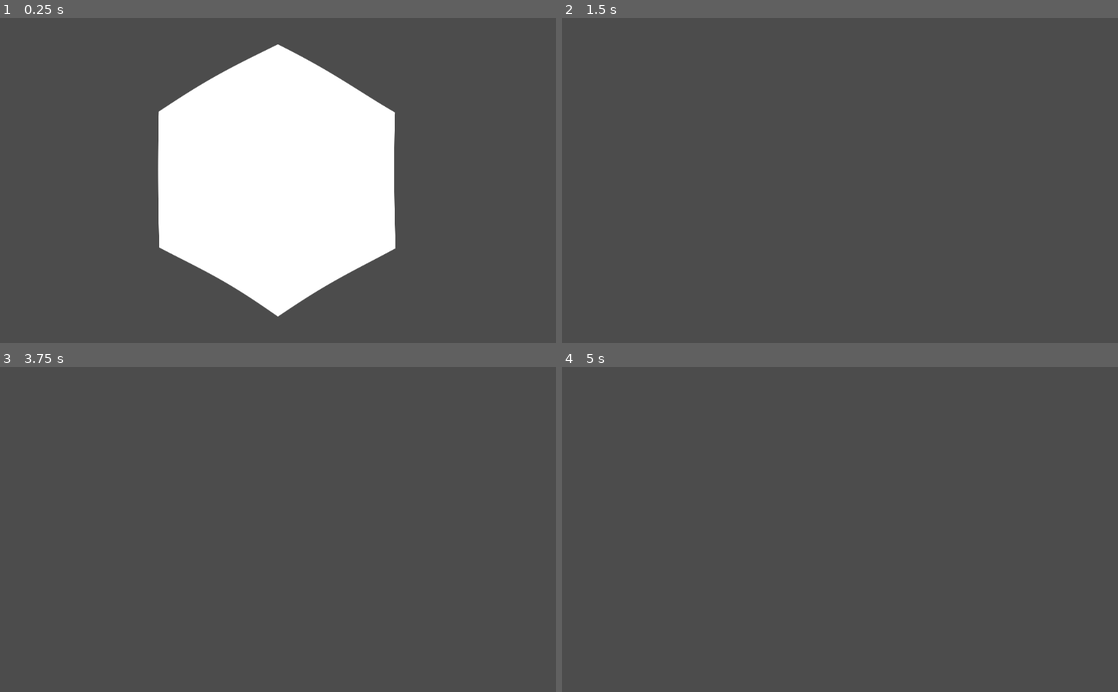
Above: before the commit, frames 1-4 (two rows, left to right).
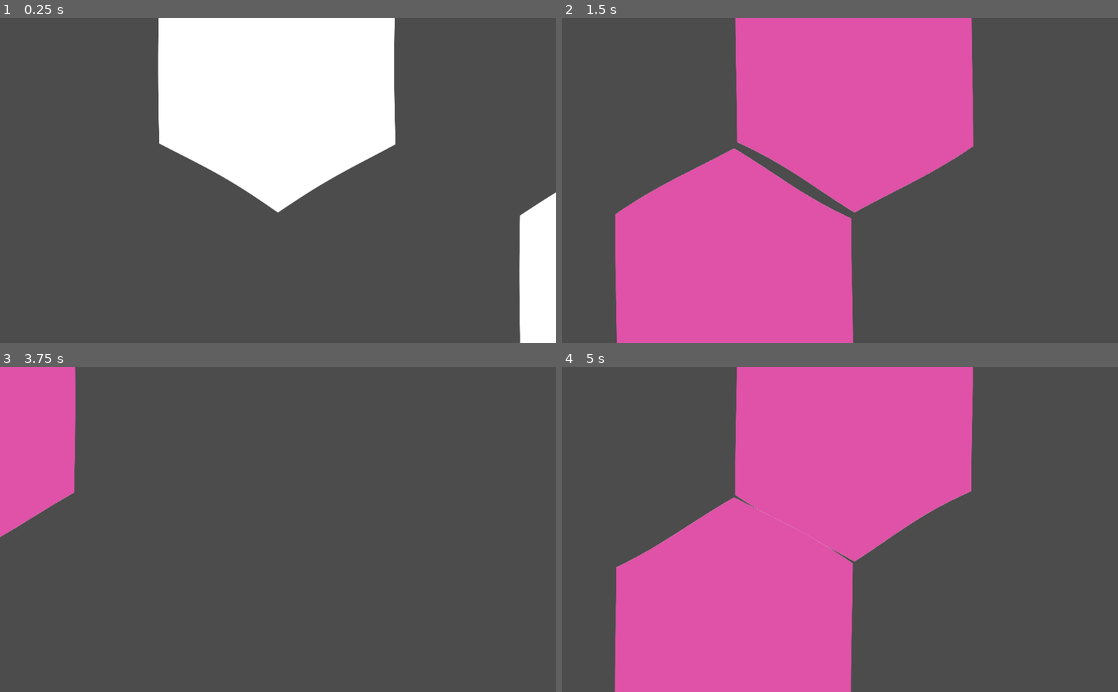
Above: after the commit, the same moments.

Repository: tobyp/hackathon2020
Game: Godot game, scene res://main.tscn
The game is run twice, just before and just after one commit, with the same random seed, the same clock (stepped at 60 frames per second) and the same inputs.
Inputs (mouse positions are in pixels of both pictures, inside the frame that each line leads up to):
- Up to frame 1 (0.25 s): no input
- Up to frame 2 (1.5 s): tap Enter at 0.5 s; move the mouse to (962, 164) at 0.52 s; hold D 0.53-1.25 s; click (962, 164) at 0.67 s; drag from (728, 196) to (812, 245) at 1.27 s
- Up to frame 3 (3.75 s): move the mouse to (333, 458) at 2.02 s; hold D 2.03-2.75 s; drag from (250, 594) to (111, 480) at 2.77 s; tap Space at 3.5 s; move the mouse to (444, 578) at 3.52 s; hold A from 3.53 s (still down)
- Up to frame 4 (5 s): release A at 4.25 s; drag from (673, 480) to (756, 448) at 4.27 s

The runs differ from the first frame. In frame 1, 24% of the frame differs, in the area x 28-100%, y 0-100%; in frame 2, 42%, in the area x 9-74%, y 0-100%; in frame 3, 6.2%; in frame 4, 42%.

Commit message:
Hexgrid main default

Diff:
--- a/main.tscn
+++ b/main.tscn
@@ -1,8 +1,7 @@
-[gd_scene load_steps=4 format=2]
+[gd_scene load_steps=3 format=2]
 
 [ext_resource path="res://camera.gd" type="Script" id=1]
-[ext_resource path="res://cells/cell.tscn" type="PackedScene" id=2]
-[ext_resource path="res://cells/particle.tscn" type="PackedScene" id=3]
+[ext_resource path="res://grid/hex_grid.tscn" type="PackedScene" id=4]
 
 [node name="Node2D" type="Node2D"]
 
@@ -15,6 +14,4 @@
 limit_bottom = 100000
 script = ExtResource( 1 )
 
-[node name="CellBody" parent="." instance=ExtResource( 2 )]
-
-[node name="TestParticle" parent="." instance=ExtResource( 3 )]
+[node name="HexGrid" parent="." instance=ExtResource( 4 )]
Not shown: 1 places in cells/cell.tscn that only renumber resources
